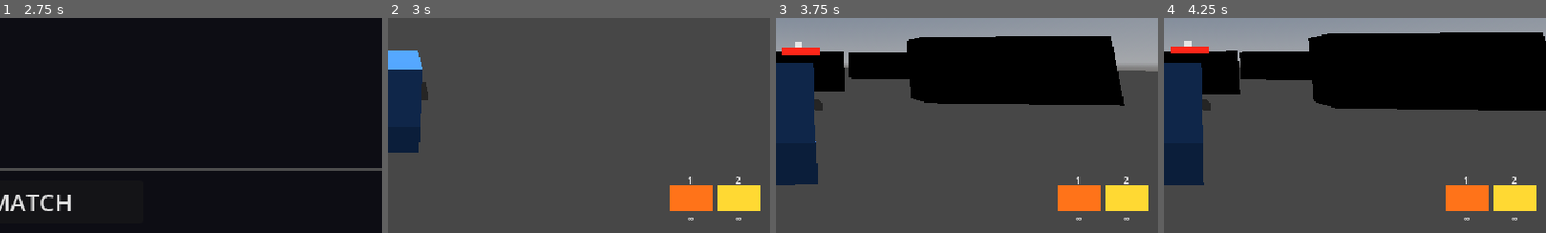
Above: before the commit, frames 1-4 (left to right).
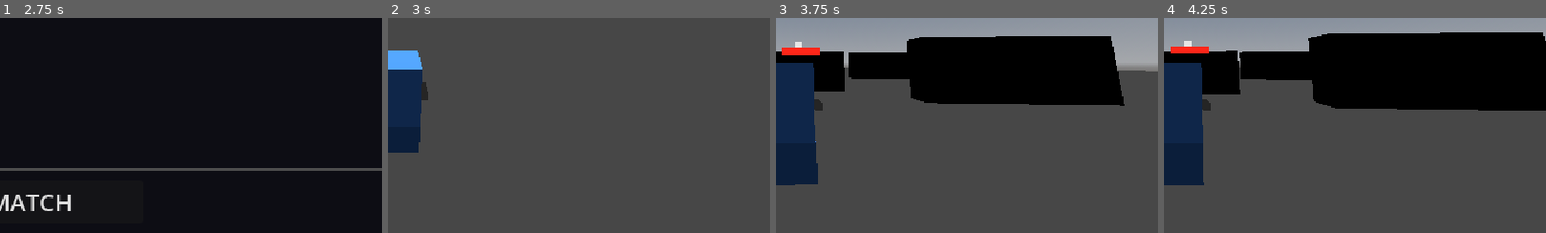
Above: after the commit, the same moments.

Repository: jonathandaley/Hardpoint
Game: Godot game, scene res://scenes/ui/TitleScreen.tscn
Same seed, same stepped clock (60 frames per second), same inputs: the game is played once before the commit and once after it.
Inputs (mouse positions are % of the whole screen's width and height, from its top left):
- Up to frame 1 (2.75 s): tap Enter (ui_accept) at 0.5, 0.77 s; move the mouse to (72, 45) at 0.52 s; press the mouse at (72, 45) at 0.53 s; hold D (move_right) 0.53-1.25 s; release the mouse at (72, 45) at 1.25 s; click "MECH" at 1.25 s; click "PILOT" at 2 s
- Up to frame 2 (3 s): click "FIND MATCH" at 2.75 s
- Up to frame 3 (3.75 s): tap Enter (ui_accept) at 3.5 s; move the mouse to (45, 50) at 3.52 s; hold W (move_forward) from 3.53 s (still down); right-click (45, 50) at 3.6 s
- Up to frame 4 (4.25 s): keep holding W (move_forward); tap Enter (ui_accept) at 3.77 s
The pictures show only the part of the screen within x 50-100%, y 50-100%; the shares and areas given below are measured in that part.

Frame 1 is identical in both runs. In frame 2, 2.8% of the frame differs, in the area x 73-98%, y 73-95%; in frame 3, 2.8%; in frame 4, 2.8%.
Error after the commit: Parse Error: Cannot return value of type "ColorRect" because the function return type is "Label". (res://scripts/WeaponHUD.gd:98)

Commit message:
Weapon HUD: ammo bar instead of number
Green fill shrinks left as shots are fired; dark track shows depleted
portion. Infinite weapons (max_ammo=-1) hold a permanently full bar.

Co-Authored-By: Claude Sonnet 4.6 <noreply@anthropic.com>

Diff:
--- a/scripts/WeaponHUD.gd
+++ b/scripts/WeaponHUD.gd
@@ -47,8 +47,8 @@
 
 	for i in range(weapons.size()):
 		var x := float(i) * (SLOT_W + SLOT_GAP)
-		var ammo_lbl := _build_slot(weapons[i], i + 1, x)
-		_entries.append({"weapon": weapons[i], "ammo_label": ammo_lbl})
+		var ammo_fg := _build_slot(weapons[i], i + 1, x)
+		_entries.append({"weapon": weapons[i], "ammo_fg": ammo_fg, "bar_left": x})
 
 func _build_slot(weapon: Node, number: int, x: float) -> Label:
 	# Number-key indicator
@@ -73,18 +73,29 @@
 	icon.offset_bottom = NUM_H + ICON_H
 	add_child(icon)
 
-	# Ammo count
-	var ammo_lbl := Label.new()
-	ammo_lbl.add_theme_font_size_override("font_size", 8)
-	ammo_lbl.horizontal_alignment = HORIZONTAL_ALIGNMENT_CENTER
-	ammo_lbl.mouse_filter = Control.MOUSE_FILTER_IGNORE
-	ammo_lbl.offset_left   = x
-	ammo_lbl.offset_right  = x + SLOT_W
-	ammo_lbl.offset_top    = NUM_H + ICON_H
-	ammo_lbl.offset_bottom = SLOT_H
-	add_child(ammo_lbl)
+	# Ammo bar — background track + foreground fill
+	var bar_top    := NUM_H + ICON_H + 2.0
+	var bar_bottom := SLOT_H - 2.0
 
-	return ammo_lbl
+	var ammo_bg := ColorRect.new()
+	ammo_bg.color = Color(0.15, 0.15, 0.15, 0.9)
+	ammo_bg.mouse_filter = Control.MOUSE_FILTER_IGNORE
+	ammo_bg.offset_left   = x
+	ammo_bg.offset_right  = x + SLOT_W
+	ammo_bg.offset_top    = bar_top
+	ammo_bg.offset_bottom = bar_bottom
+	add_child(ammo_bg)
+
+	var ammo_fg := ColorRect.new()
+	ammo_fg.color = Color(0.2, 0.85, 0.3, 1.0)
+	ammo_fg.mouse_filter = Control.MOUSE_FILTER_IGNORE
+	ammo_fg.offset_left   = x
+	ammo_fg.offset_right  = x + SLOT_W   # full on spawn; updated each frame
+	ammo_fg.offset_top    = bar_top
+	ammo_fg.offset_bottom = bar_bottom
+	add_child(ammo_fg)
+
+	return ammo_fg
 
 func _weapon_color(weapon: Node) -> Color:
 	var path: String = weapon.get_script().resource_path
@@ -99,7 +110,8 @@
 		if not is_instance_valid(entry["weapon"]):
 			continue
 		var max_ammo = entry["weapon"].get("max_ammo")
-		if max_ammo == null or int(max_ammo) < 0:
-			entry["ammo_label"].text = "∞"
-		else:
-			entry["ammo_label"].text = str(entry["weapon"].get("ammo"))
+		var pct := 1.0
+		if max_ammo != null and int(max_ammo) > 0:
+			pct = clampf(float(int(entry["weapon"].get("ammo"))) / float(int(max_ammo)), 0.0, 1.0)
+		# infinite (max_ammo < 0) keeps pct = 1.0 — always full
+		entry["ammo_fg"].offset_right = entry["bar_left"] + SLOT_W * pct
